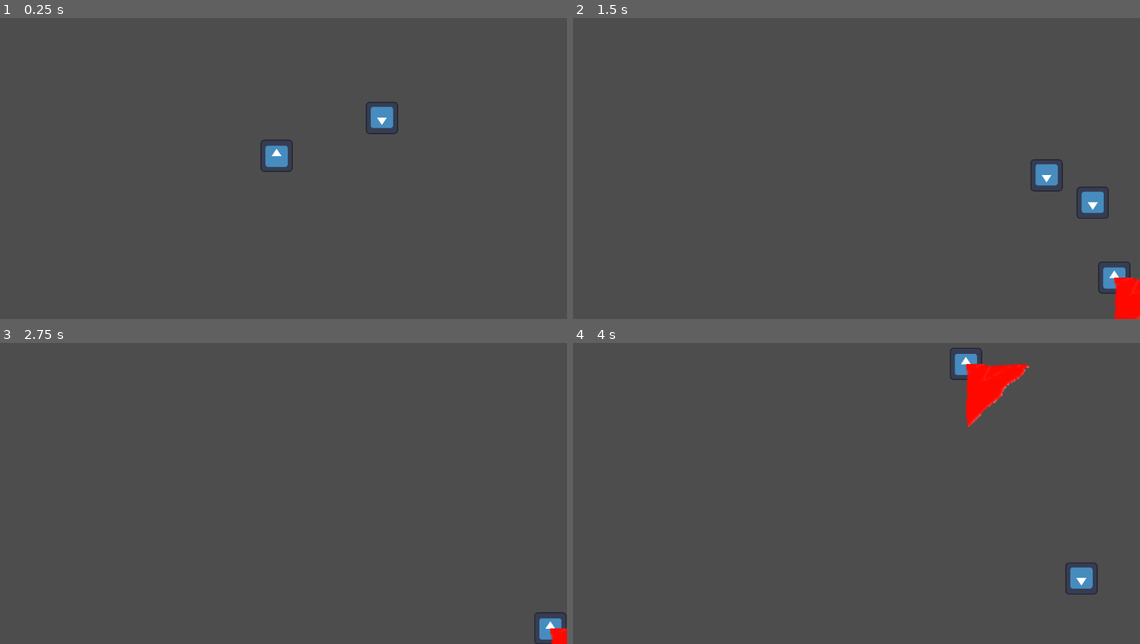
Above: before the commit, frames 1-4 (two rows, left to right).
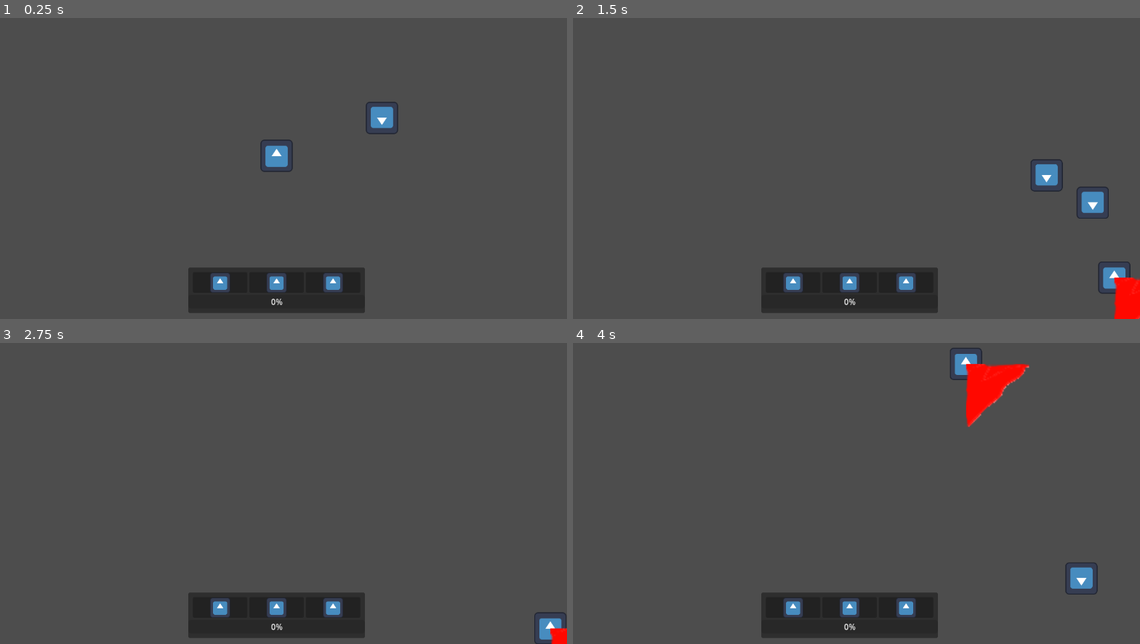
Above: after the commit, the same moments.

Repository: aWildIvysaur/elemental-project
Game: Godot game, scene res://scene/test.tscn
The game is run twice, just before and just after one commit, with the same random seed, the same clock (stepped at 60 frames per second) and the same inputs. The engine's default icon, where the game draws it, is replaced by a stand-in: a white triangle on a blue panel in a dark square.
Inputs (mouse positions are in pixels of both pictures, inside the frame that each line leads up to):
- Up to frame 1 (0.25 s): no input
- Up to frame 2 (1.5 s): move the mouse to (975, 138) at 0.52 s; hold Right (right) 0.53-1.28 s; click (975, 138) at 0.6 s; move the mouse to (731, 171) at 1.27 s; hold Down (down) from 1.28 s (still down); tap Space (dash) at 1.35 s
- Up to frame 3 (2.75 s): move the mouse to (334, 409) at 2.02 s; release Down (down) at 2.03 s; hold Right (right) from 2.03 s (still down); tap 1 (elem1) at 2.1 s
- Up to frame 4 (4 s): tap Enter at 2.75 s; move the mouse to (822, 544) at 2.77 s; release Right (right) at 2.78 s; hold Up (up) 2.78-3.53 s; tap 2 (elem2) at 2.85 s; move the mouse to (1026, 529) at 3.52 s; hold Left (left) from 3.53 s (still down); tap 3 (elem3) at 3.6 s

The runs differ from the first frame. In frame 1, 4.3% of the frame differs, in the area x 33-65%, y 83-98%; in frame 2, 4.3%; in frame 3, 4.3%; in frame 4, 4.3%.

Commit message:
feat: game mode ui
Game mode ui, including selected elements, and player health.

Diff:
--- /dev/null
+++ b/scene/game_mode_ui.tscn
@@ -0,0 +1,120 @@
+[gd_scene load_steps=2 format=3 uid="uid://ni5ieuajcnvi"]
+
+[ext_resource type="Texture2D" uid="uid://b5cvid62s76bv" path="res://icon.svg" id="1_mrogn"]
+
+[node name="Game Mode UI" type="Control"]
+layout_mode = 3
+anchors_preset = 15
+anchor_right = 1.0
+anchor_bottom = 1.0
+grow_horizontal = 2
+grow_vertical = 2
+
+[node name="PanelContainer" type="PanelContainer" parent="."]
+layout_mode = 1
+anchors_preset = 7
+anchor_left = 0.5
+anchor_top = 1.0
+anchor_right = 0.5
+anchor_bottom = 1.0
+offset_left = -175.0
+offset_top = -102.3
+offset_right = 175.0
+offset_bottom = -12.3
+grow_horizontal = 2
+grow_vertical = 0
+
+[node name="VBoxContainer" type="VBoxContainer" parent="PanelContainer"]
+layout_mode = 2
+
+[node name="Padding2" type="Panel" parent="PanelContainer/VBoxContainer"]
+modulate = Color(1, 1, 1, 0)
+self_modulate = Color(1, 1, 1, 0)
+custom_minimum_size = Vector2(0, 5)
+layout_mode = 2
+
+[node name="HBoxContainer" type="HBoxContainer" parent="PanelContainer/VBoxContainer"]
+layout_mode = 2
+size_flags_vertical = 3
+
+[node name="Padding2" type="Panel" parent="PanelContainer/VBoxContainer/HBoxContainer"]
+modulate = Color(1, 1, 1, 0)
+self_modulate = Color(1, 1, 1, 0)
+custom_minimum_size = Vector2(5, 0)
+layout_mode = 2
+
+[node name="Panel" type="Panel" parent="PanelContainer/VBoxContainer/HBoxContainer"]
+layout_mode = 2
+size_flags_horizontal = 3
+
+[node name="TextureRect" type="TextureRect" parent="PanelContainer/VBoxContainer/HBoxContainer/Panel"]
+layout_mode = 1
+anchors_preset = 8
+anchor_left = 0.5
+anchor_top = 0.5
+anchor_right = 0.5
+anchor_bottom = 0.5
+offset_left = -20.0
+offset_top = -20.0
+offset_right = 20.0
+offset_bottom = 20.0
+grow_horizontal = 2
+grow_vertical = 2
+texture = ExtResource("1_mrogn")
+expand_mode = 1
+
+[node name="Panel2" type="Panel" parent="PanelContainer/VBoxContainer/HBoxContainer"]
+layout_mode = 2
+size_flags_horizontal = 3
+
+[node name="TextureRect" type="TextureRect" parent="PanelContainer/VBoxContainer/HBoxContainer/Panel2"]
+layout_mode = 1
+anchors_preset = 8
+anchor_left = 0.5
+anchor_top = 0.5
+anchor_right = 0.5
+anchor_bottom = 0.5
+offset_left = -20.0
+offset_top = -20.0
+offset_right = 20.0
+offset_bottom = 20.0
+grow_horizontal = 2
+grow_vertical = 2
+texture = ExtResource("1_mrogn")
+expand_mode = 1
+
+[node name="Panel3" type="Panel" parent="PanelContainer/VBoxContainer/HBoxContainer"]
+layout_mode = 2
+size_flags_horizontal = 3
+
+[node name="TextureRect" type="TextureRect" parent="PanelContainer/VBoxContainer/HBoxContainer/Panel3"]
+layout_mode = 1
+anchors_preset = 8
+anchor_left = 0.5
+anchor_top = 0.5
+anchor_right = 0.5
+anchor_bottom = 0.5
+offset_left = -20.0
+offset_top = -20.0
+offset_right = 20.0
+offset_bottom = 20.0
+grow_horizontal = 2
+grow_vertical = 2
+texture = ExtResource("1_mrogn")
+expand_mode = 1
+
+[node name="Padding" type="Panel" parent="PanelContainer/VBoxContainer/HBoxContainer"]
+modulate = Color(1, 1, 1, 0)
+self_modulate = Color(1, 1, 1, 0)
+custom_minimum_size = Vector2(5, 0)
+layout_mode = 2
+
+[node name="ProgressBar" type="ProgressBar" parent="PanelContainer/VBoxContainer"]
+layout_mode = 2
+size_flags_vertical = 1
+
+[node name="Padding" type="Panel" parent="PanelContainer/VBoxContainer"]
+modulate = Color(1, 1, 1, 0)
+self_modulate = Color(1, 1, 1, 0)
+custom_minimum_size = Vector2(0, 5)
+layout_mode = 2
--- a/scene/test.tscn
+++ b/scene/test.tscn
@@ -1,8 +1,9 @@
-[gd_scene load_steps=6 format=3 uid="uid://dyk2bhfrudumb"]
+[gd_scene load_steps=7 format=3 uid="uid://dyk2bhfrudumb"]
 
 [ext_resource type="PackedScene" uid="uid://gc0ikpwdxdjb" path="res://scene/player.tscn" id="1_4e1uf"]
 [ext_resource type="PackedScene" uid="uid://mgpyxjbq1rtl" path="res://scene/enemy.tscn" id="2_nq154"]
 [ext_resource type="Script" path="res://script/enemy_spawner.gd" id="3_l58jd"]
+[ext_resource type="PackedScene" uid="uid://ni5ieuajcnvi" path="res://scene/game_mode_ui.tscn" id="4_rdod0"]
 
 [sub_resource type="RectangleShape2D" id="RectangleShape2D_aicg0"]
 size = Vector2(42, 726)
@@ -45,3 +46,7 @@
 
 [node name="EnemySpawner" type="Node" parent="."]
 script = ExtResource("3_l58jd")
+
+[node name="CanvasLayer" type="CanvasLayer" parent="."]
+
+[node name="Game Mode UI" parent="CanvasLayer" instance=ExtResource("4_rdod0")]
